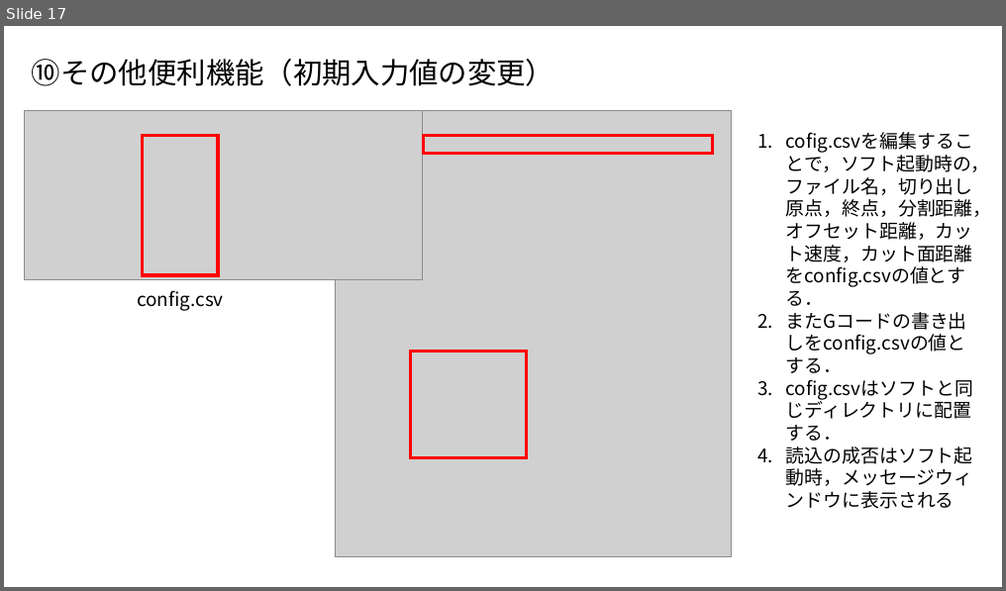
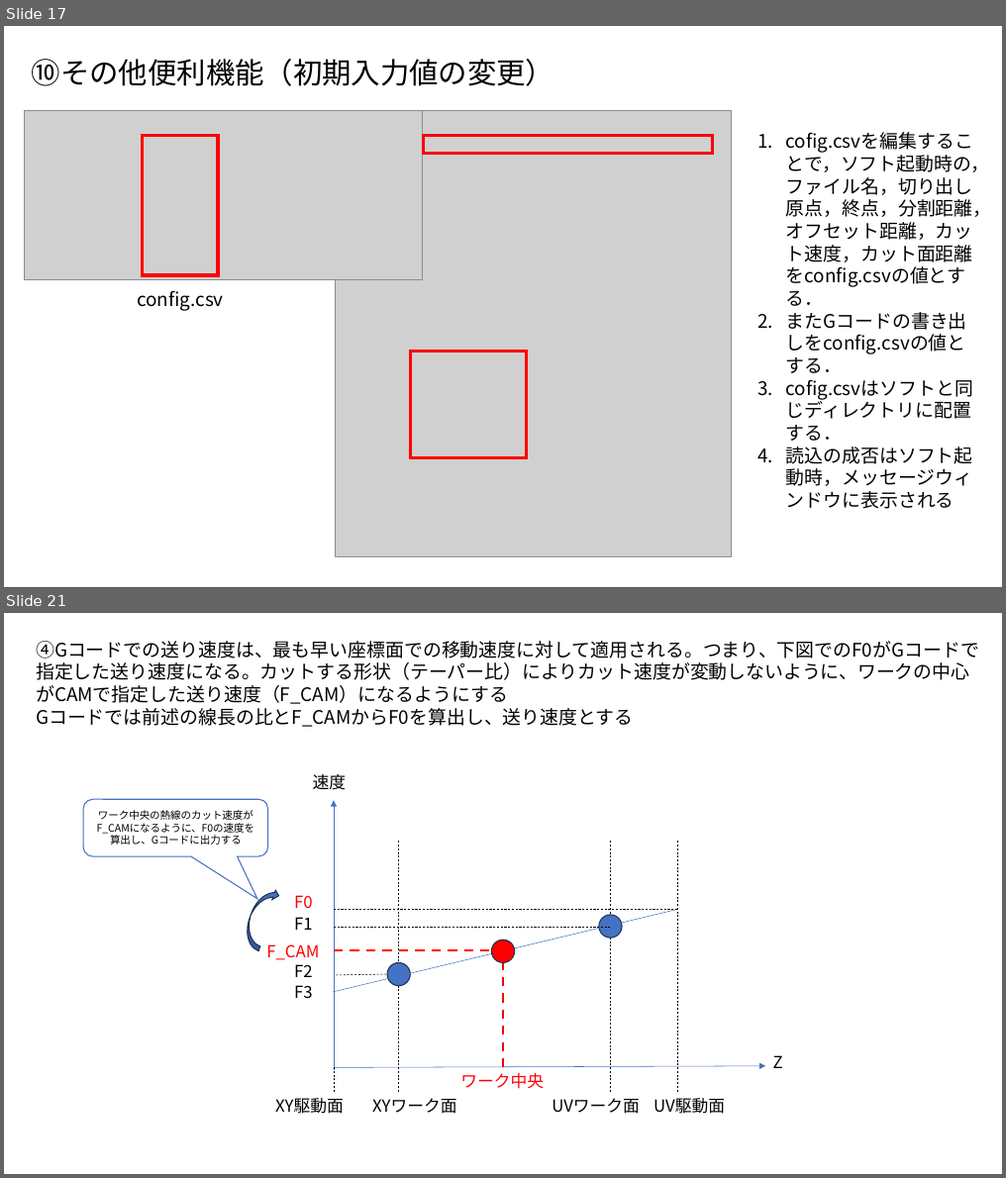
Before and after one commit to Pakfat50/HW_CAM, a slide deck: 使用方法.pptx. Shown one above the other, each under a label of ours: slide 17 before the commit, slides 17 and 21 after it; the slides between them are not shown. The pictures are 1006x591 and 1006x1178 pixels, drawn with LibreOffice and Linux fonts; fonts in the diff are those of the drawing; grey boxes stand for pictures. Boxes give left, top, right and bottom in pixels: in the first picture for what was removed or moved away, otherwise in the second. Text is boxed around its words. In the diff, an @@ line names an element or a change of style, - is before the commit and + after.

```diff
--- a/使用方法.pptx
+++ b/使用方法.pptx
@@ slide 21 added at [4, 613, 1002, 1174], background #FFFFFF @@
@@ text added at [36, 641, 979, 727], 18 pt, text #000000 @@
+④Gコードでの送り速度は、最も早い座標面での移動速度に対して適用される。つまり、下図でのF0がGコードで
+指定した送り速度になる。カットする形状（テーパー比）によりカット速度が変動しないように、ワークの中心がCAMで指定した送り速度（F_CAM）になるようにする
+Gコードでは前述の線長の比とF_CAMからF0を算出し、送り速度とする
@@ rounded speech box added at [83, 799, 268, 857], fill #FFFFFF, outline #4472C4 1 pt, 10 pt, text #000000 @@
+ワーク中央の熱線のカット速度がF_CAMになるように、F0の速度を算出し、Gコードに出力する
@@ curved right arrow added at [240, 885, 280, 952], fill #4472C4, outline #1E3256 1 pt @@
@@ text added at [266, 945, 319, 960], 16 pt, text #FF0000 @@
+F_CAM
@@ line added from (334, 951) to (503, 951), #FF0000 2.25 pt dashed @@
@@ ellipse added at [491, 940, 515, 963], fill #FF0000, outline #1E3256 1 pt @@
@@ line added from (503, 1068) to (503, 951), #FF0000 2.25 pt dashed @@
@@ group added at [275, 774, 783, 1114]: 10 texts, 8 lines, 2 arrows, 2 ellipses @@
+Z
+速度
+XY駆動面
+XYワーク面
+UVワーク面
+UV駆動面
+F0
+F1
+F2
+F3
@@ text added at [460, 1073, 544, 1089], 16 pt, text #FF0000 @@
+ワーク中央
```
Also in this commit, not shown: 5 other slides added.
